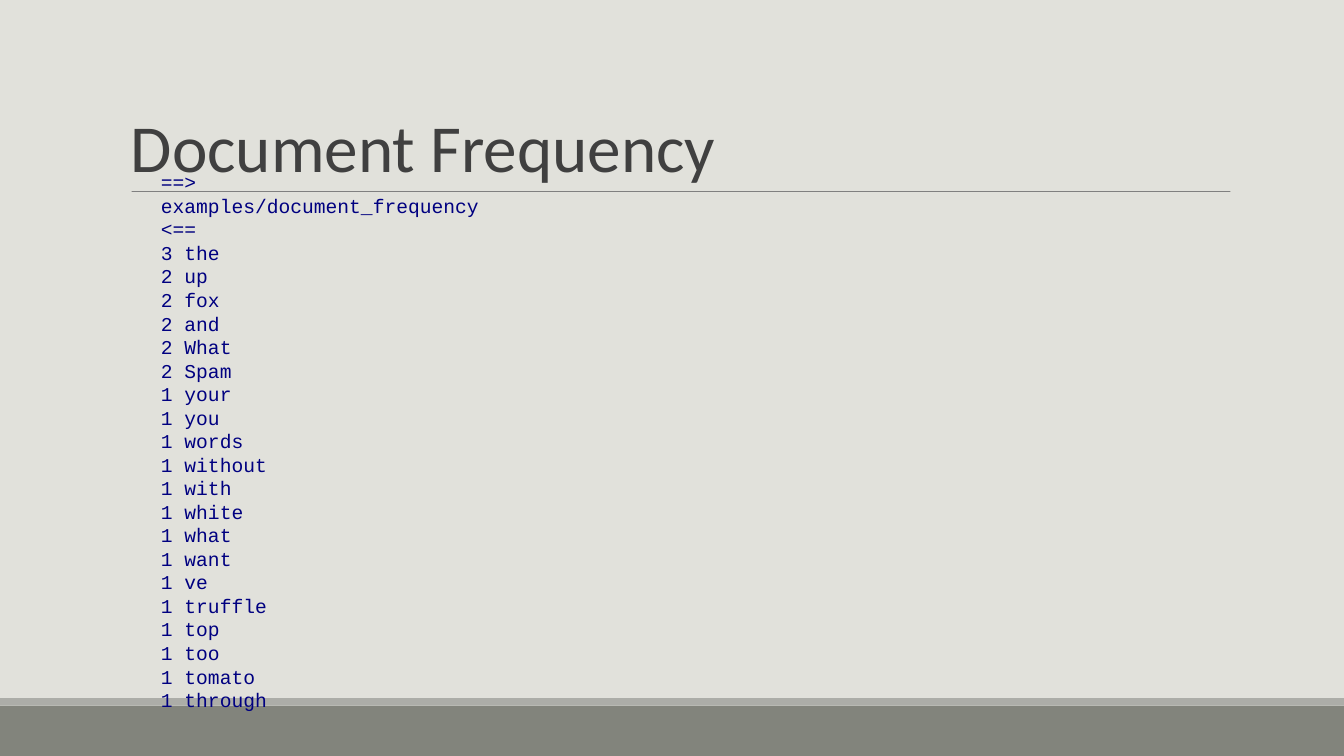
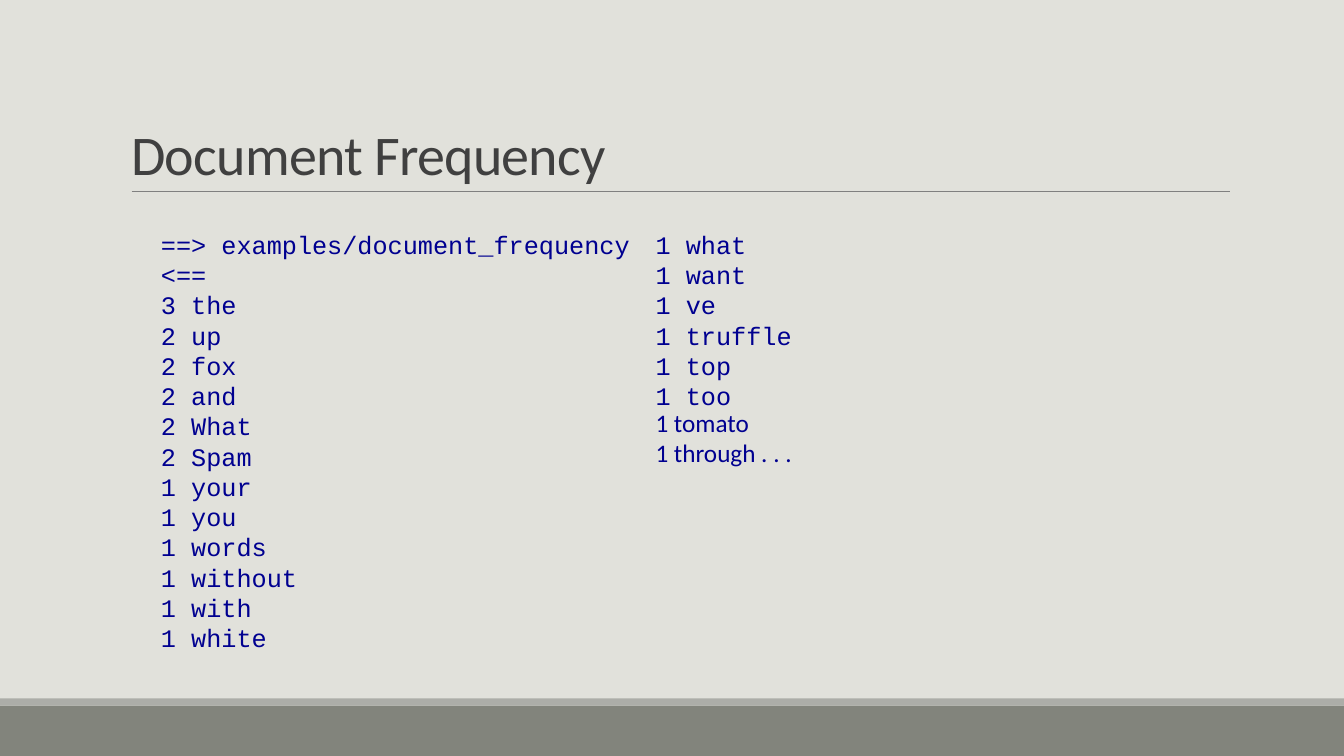
Before and after one commit to bmtober/ec4747-alt, a slide deck: slide 24 of presentation/EC4747Presentation.pptx (slide 21 before the commit). Drawn at 1344x756 pixels with LibreOffice and Linux fonts; fonts in the diff are those of the drawing. Boxes give left, top, right and bottom in pixels: in the first picture for what was removed or moved away, otherwise in the second. Text is boxed around its words. In the diff, an @@ line names an element or a change of style, - is before the commit and + after.

```diff
--- a/presentation/EC4747Presentation.pptx
+++ b/presentation/EC4747Presentation.pptx
@@ title "Document Frequency" at (x1=131, y1=139, x2=606, y2=184): size 48 to 40 pt, letter spacing 0 to -0.5 pt @@
@@ text at (x1=161, y1=235, x2=792, y2=648): size 14 to 18 pt, text colour #000080 to #000090; font Courier New to Calibri in "1 tomato"; line spacing 1 to 0.9; more space between paragraphs @@
@@ text "==> examples/document_frequency <==" moved from (x1=161, y1=199, x2=479, y2=711) to (x1=161, y1=235, x2=792, y2=648) @@
@@ text "==> examples/document_frequency <==" at (x1=161, y1=235, x2=792, y2=648): columns 1 to 2 @@
@@ text at (x1=656, y1=444, x2=756, y2=467): text changed; size 14 to 18 pt; font Courier New to Calibri; text colour #000080 to #000090 @@
-1 through
+1 through . . .
```
Also in this commit, not shown: 32 other slides changed, 8 slides added, 7 slides removed, 1 other file.
